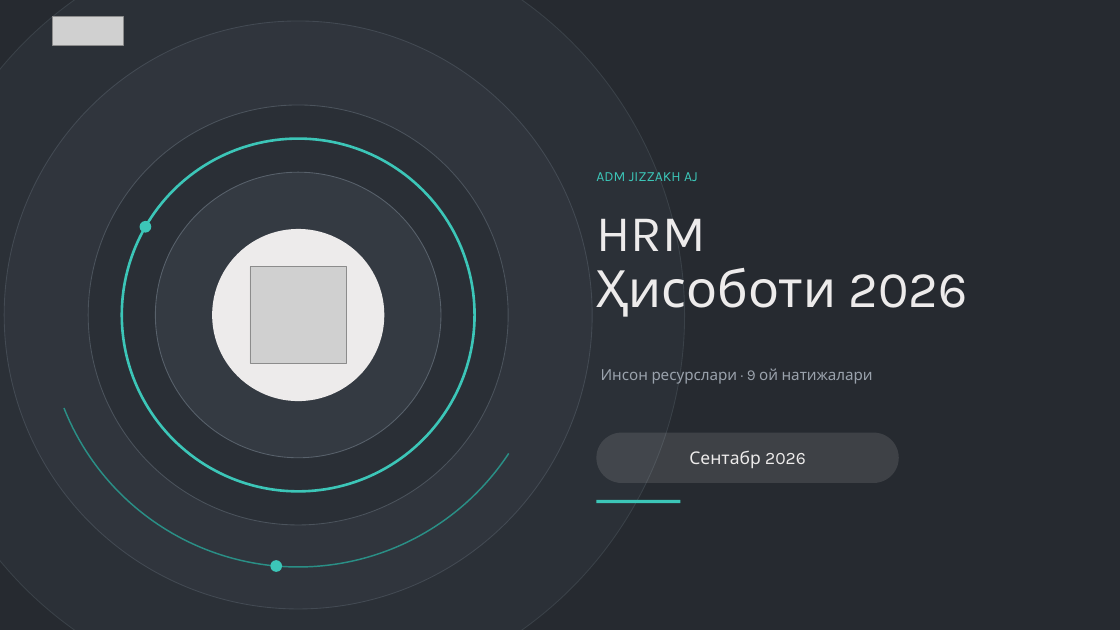
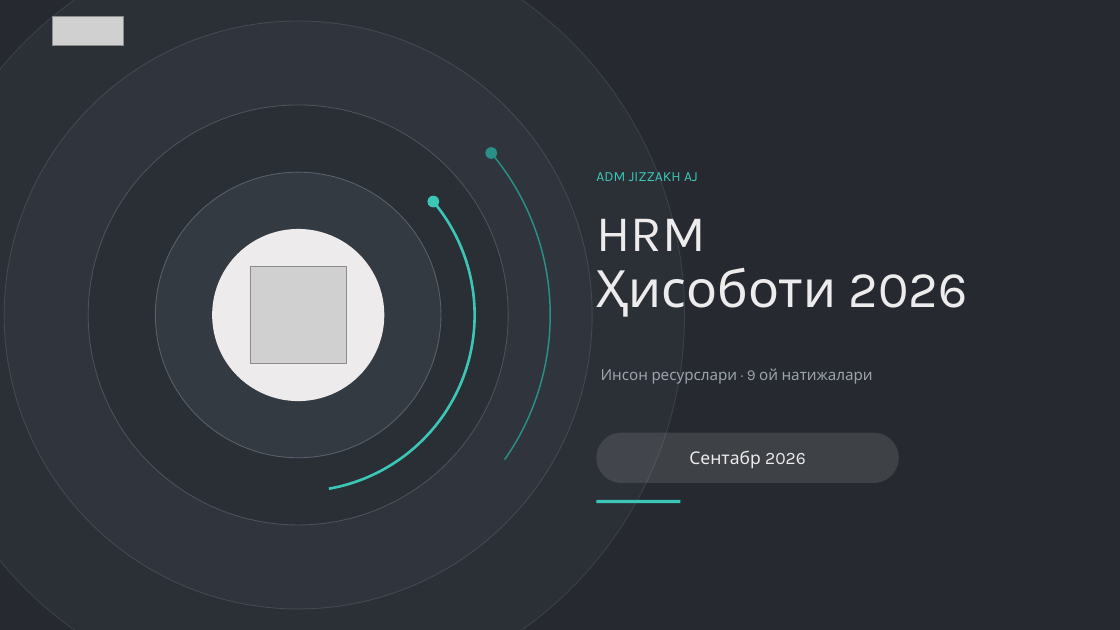
Before and after one commit to ula0740-ux/Loyha-, a slide deck: slide 3 of hisobot/hrm/morph/HRM_2026_Sentabr_Morph.pptx. Drawn at 1120x630 pixels with LibreOffice and Linux fonts; fonts in the diff are those of the drawing; grey boxes stand for pictures. Boxes give left, top, right and bottom in pixels: in the first picture for what was removed or moved away, otherwise in the second. Text is boxed around its words. In the diff, an @@ line names an element or a change of style, - is before the commit and + after.

```diff
--- a/hisobot/hrm/morph/HRM_2026_Sentabr_Morph.pptx
+++ b/hisobot/hrm/morph/HRM_2026_Sentabr_Morph.pptx
@@ arc (boxed as its full ellipse) at (0,0,643,630): proportions changed; rotation 0 to 210 degrees @@
@@ arc (boxed as its full ellipse) at (57,74,539,556): proportions changed; rotation 0 to 120 degrees @@
@@ ellipse added at (483,145,500,161), fill #2A8F86 @@
@@ ellipse added at (426,194,442,210), fill #3CC6B8 @@
@@ ellipse removed at (139,221,151,233) @@
@@ ellipse removed at (271,560,282,572) @@
```
Also in this commit, not shown: 11 other slides changed, 1 other file.
